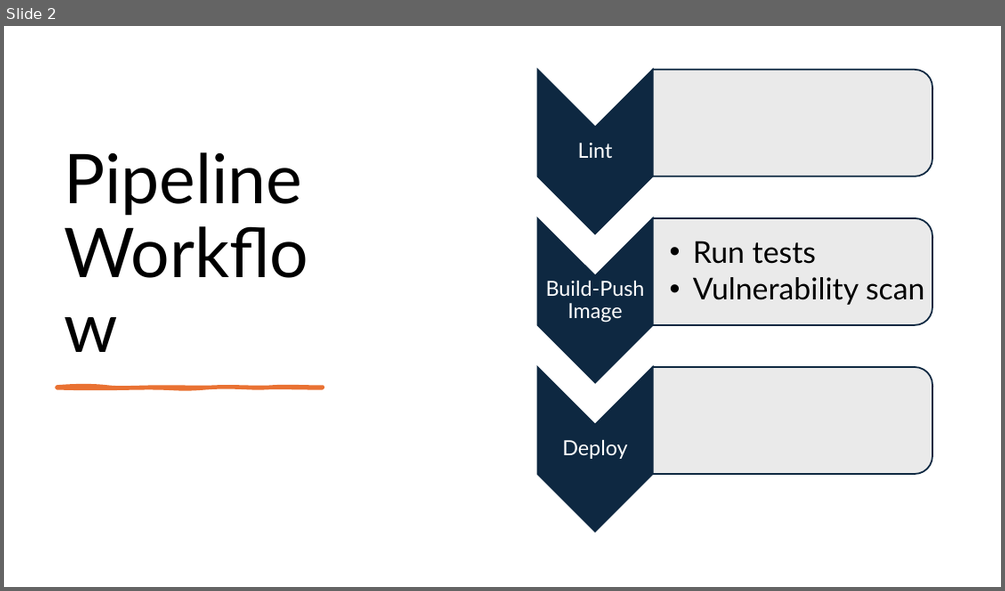
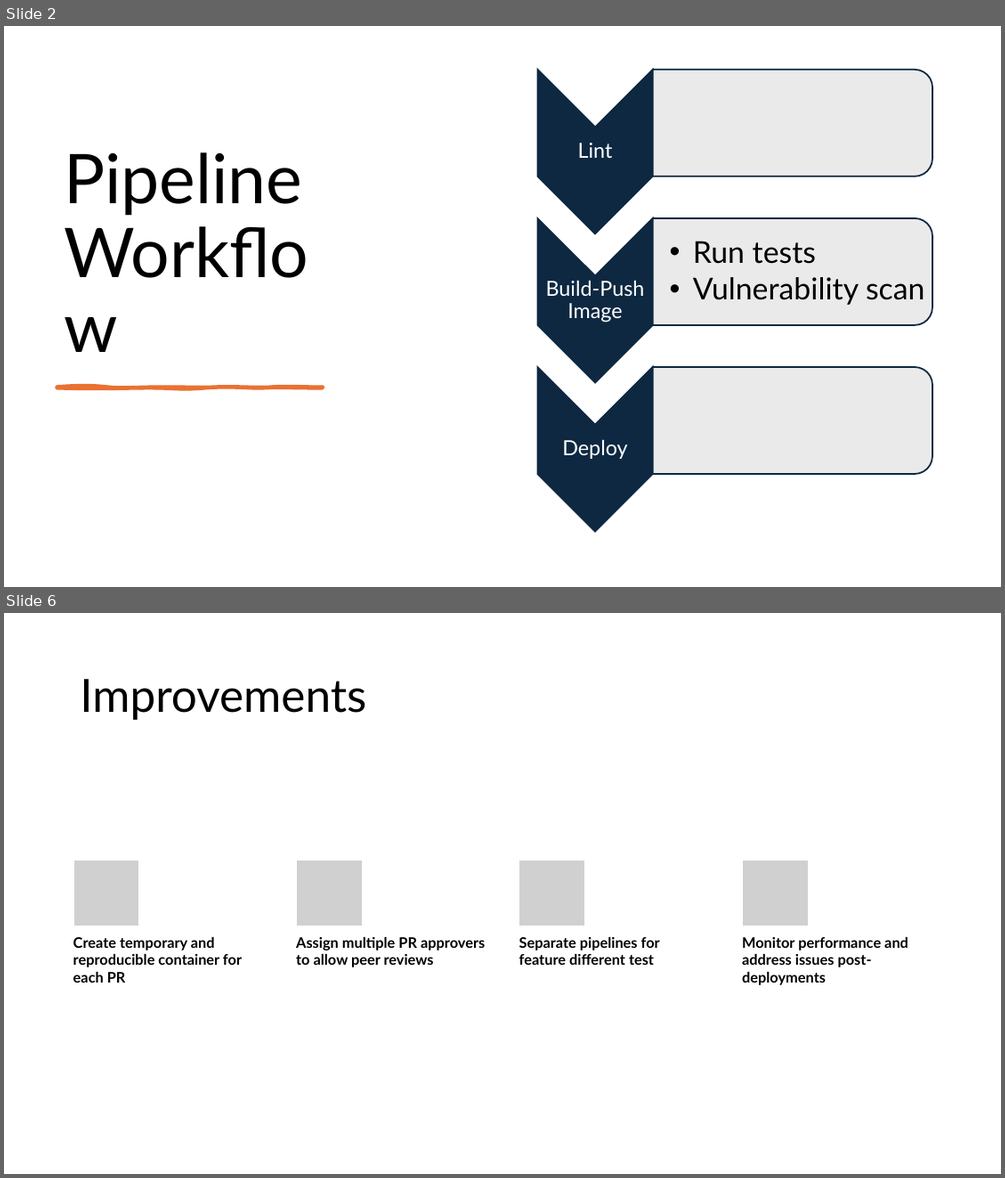
Before and after one commit to weizhe-sha/webapp-cicd-pipeline, a slide deck: Presentation.pptx. Shown one above the other, each under a label of ours: slide 2 before the commit, slides 2 and 6 after it; the slides between them are not shown. The pictures are 1005x591 and 1005x1178 pixels, drawn with LibreOffice and Linux fonts; fonts in the diff are those of the drawing; grey boxes stand for pictures. Boxes give left, top, right and bottom in pixels: in the first picture for what was removed or moved away, otherwise in the second. Text is boxed around its words. In the diff, an @@ line names an element or a change of style, - is before the commit and + after.

Commit message:
test

```diff
--- a/Presentation.pptx
+++ b/Presentation.pptx
@@ slide 6 added at bbox=[4, 613, 1001, 1174], background #FFFFFF @@
@@ title added at bbox=[80, 679, 366, 720], 44 pt, text #000000 @@
+Improvements
@@ group added at bbox=[73, 860, 908, 985]: 4 pictures, 4 texts @@
+Create temporary and reproducible container for each PR
+Assign multiple PR approvers to allow peer reviews
+Separate pipelines for feature different test
+Monitor performance and address issues post-deployments
```
Also in this commit, not shown: 2 slides changed, 1 other slide added, 2 slides removed, 1 other file.
